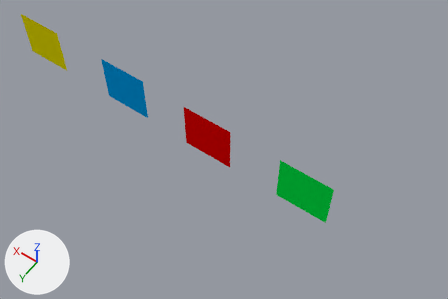
Before and after pictures for a commit that changed the Blender file client/models.blend.
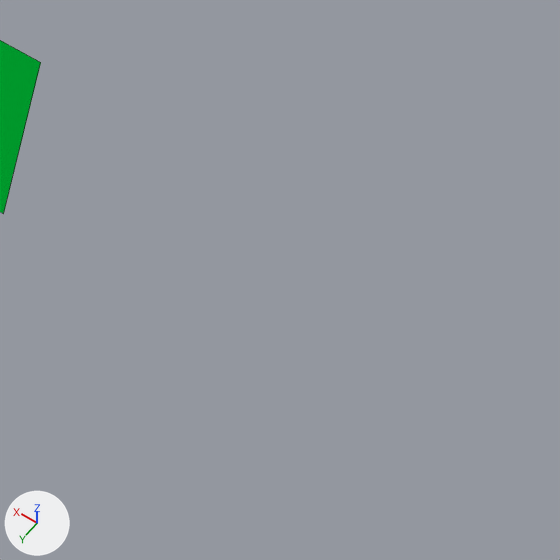
There are two pictures of each version: one whole from a camera (50 mm lens) standing at (-2.31, 5.51, 8.6) and looking at (1.66, -0.05, -0.13), one close up on the part from 73% to 100% of the width and 59% to 100% of the height. The lights are fixed; the arrows at lower left show +X, +Y and +Z. The close-ups show mesh edges as thin lines.

The scene before the commit, as lines of its bpy script (objects in view):
```python
me_plane = bpy.data.meshes.new('Plane')
me_plane.from_pydata([(1.0, 1.0, 0.0), (1.0, -1.0, 0.0), (-1.0, -1.0, 0.0), (-1.0, 1.0, 0.0)], [], [(0, 3, 2, 1)])
me_plane.materials.append(mat_material_001)  # green #00e746
ob_tile1 = bpy.data.objects.new('tile1', me_plane)
ob_tile1.location = (0.0, 0.0, 0.0)
ob_tile1.rotation_euler = (1.571, 0.0, 0.0)  # degrees (90, 0, 0)
ob_tile1.scale = (0.5, 0.5, 0.5)
```
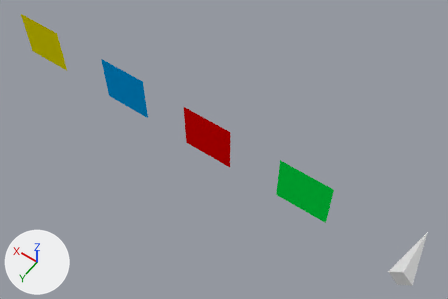
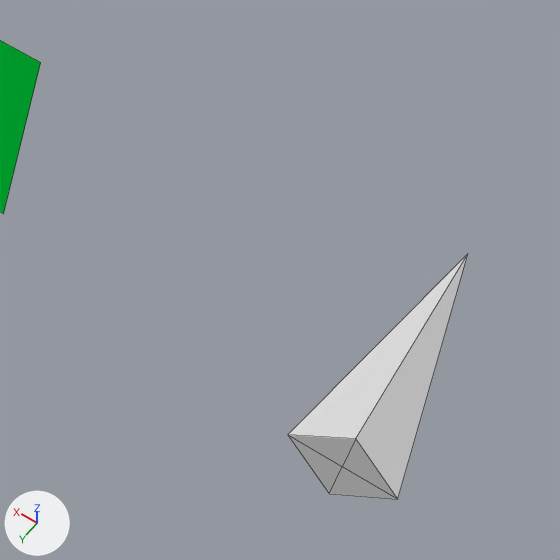
Edits to the bpy script that builds the scene:
```text
Add me_cone:
    me_cone.from_pydata([(0.0, 0.2, -1.0), (0.2, 0.0, -1.0), (0.0, -0.2, -1.0), (-0.2, 0.0, -1.0), (0.0, 0.0, 0.0), (0.0, 0.0, -1.0)], [], [(1, 0, 4), (4, 2, 1), (4, 3, 2), (4, 0, 3), (5, 0, 1), (5, 1, 2), (5, 2, 3), (3, 0, 5)])
Add ob_pointer:
    ob_pointer = bpy.data.objects.new('pointer', me_cone)
    ob_pointer.location = (-2.0, -0.5, 0.0)
    ob_pointer.rotation_euler = (1.571, 0.0, 0.0)  # degrees (90, 0, 0)
```

What differs and where, as boxes [x1, y1, x2, y2] in the close-ups (560 x 560 px):
'pointer', added
    after: [288, 254, 468, 499]
